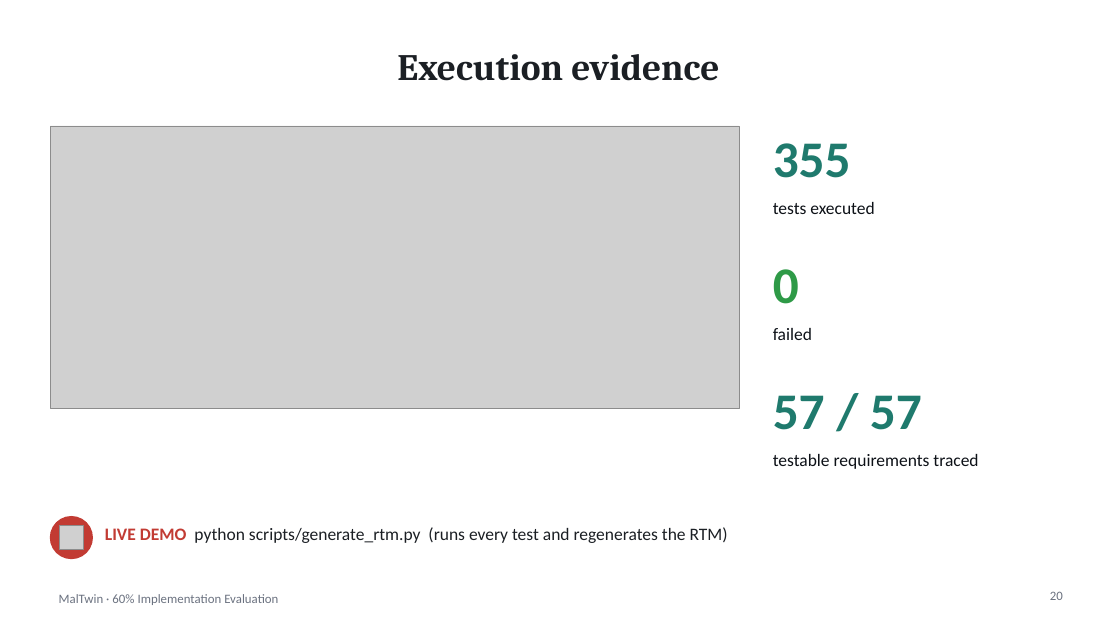
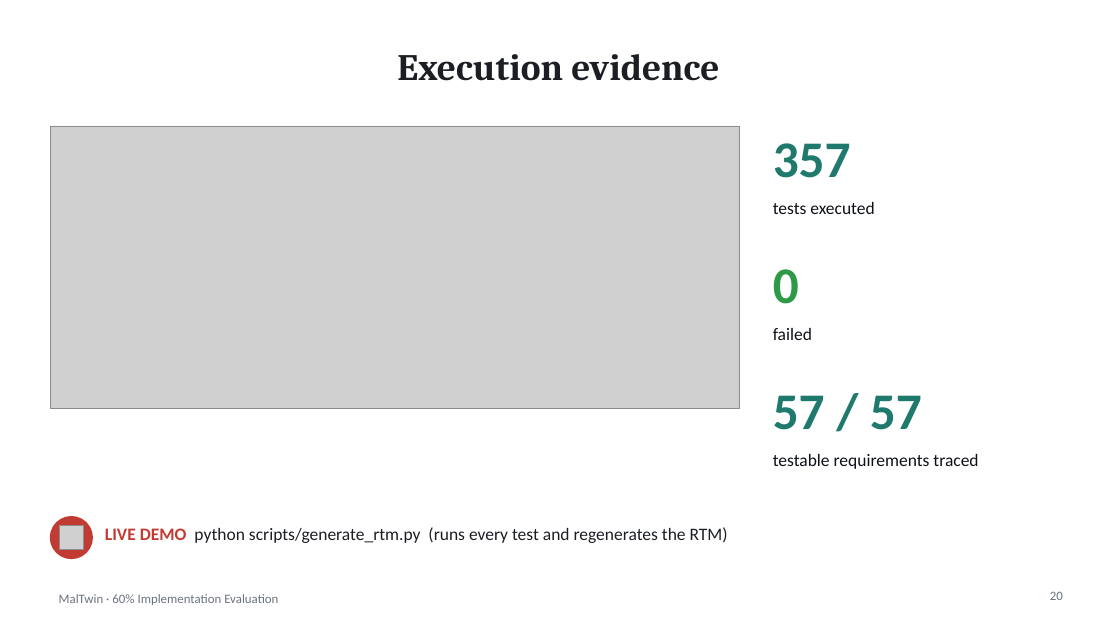
Before and after one commit to imanfatimadocx/MalTwin, a slide deck: slide 20 of docs/MalTwin_60pct_Evaluation.pptx. Drawn at 1120x630 pixels with LibreOffice and Linux fonts; fonts in the diff are those of the drawing; grey boxes stand for pictures. Boxes give left, top, right and bottom in pixels: in the first picture for what was removed or moved away, otherwise in the second. Text is boxed around its words. In the diff, an @@ line names an element or a change of style, - is before the commit and + after.

```diff
--- a/docs/MalTwin_60pct_Evaluation.pptx
+++ b/docs/MalTwin_60pct_Evaluation.pptx
@@ text at (773, 143, 851, 178): text changed @@
-355
+357
```
Also in this commit, not shown: 4 other slides changed, 1 slide added, 12 other files.
